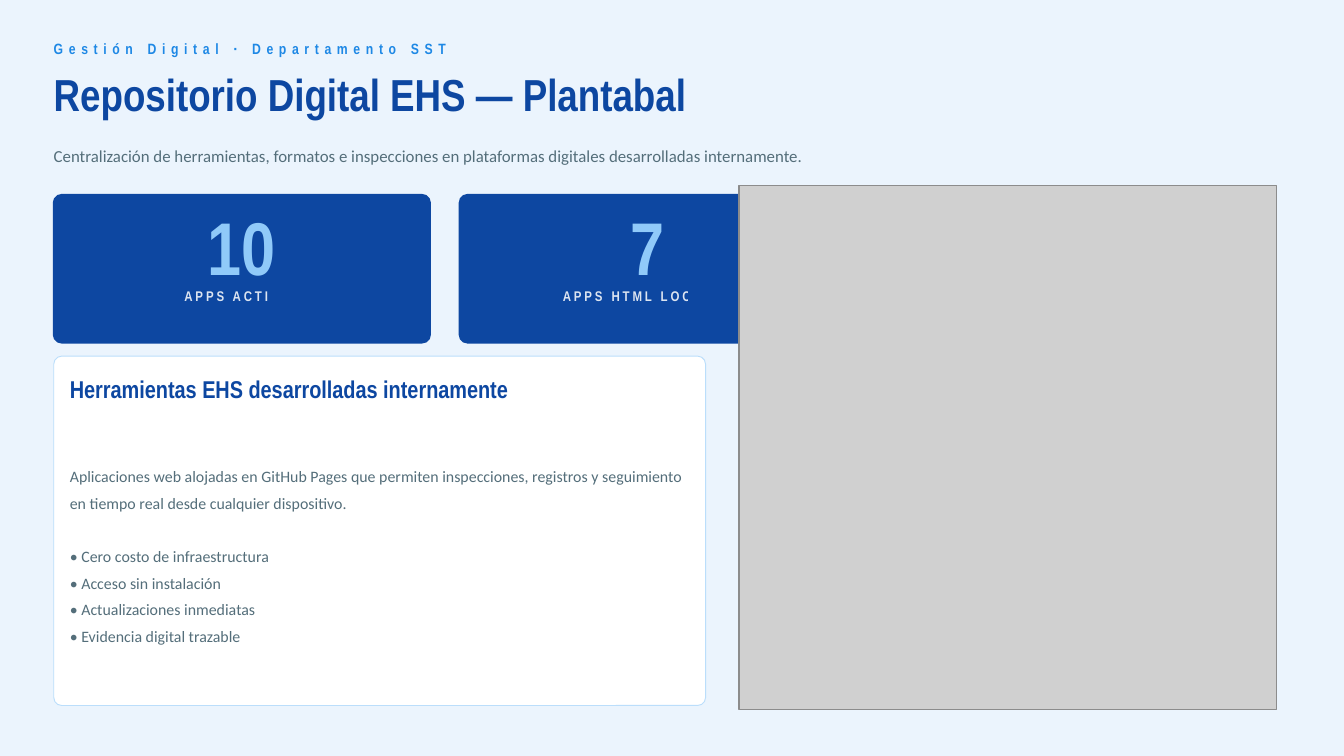
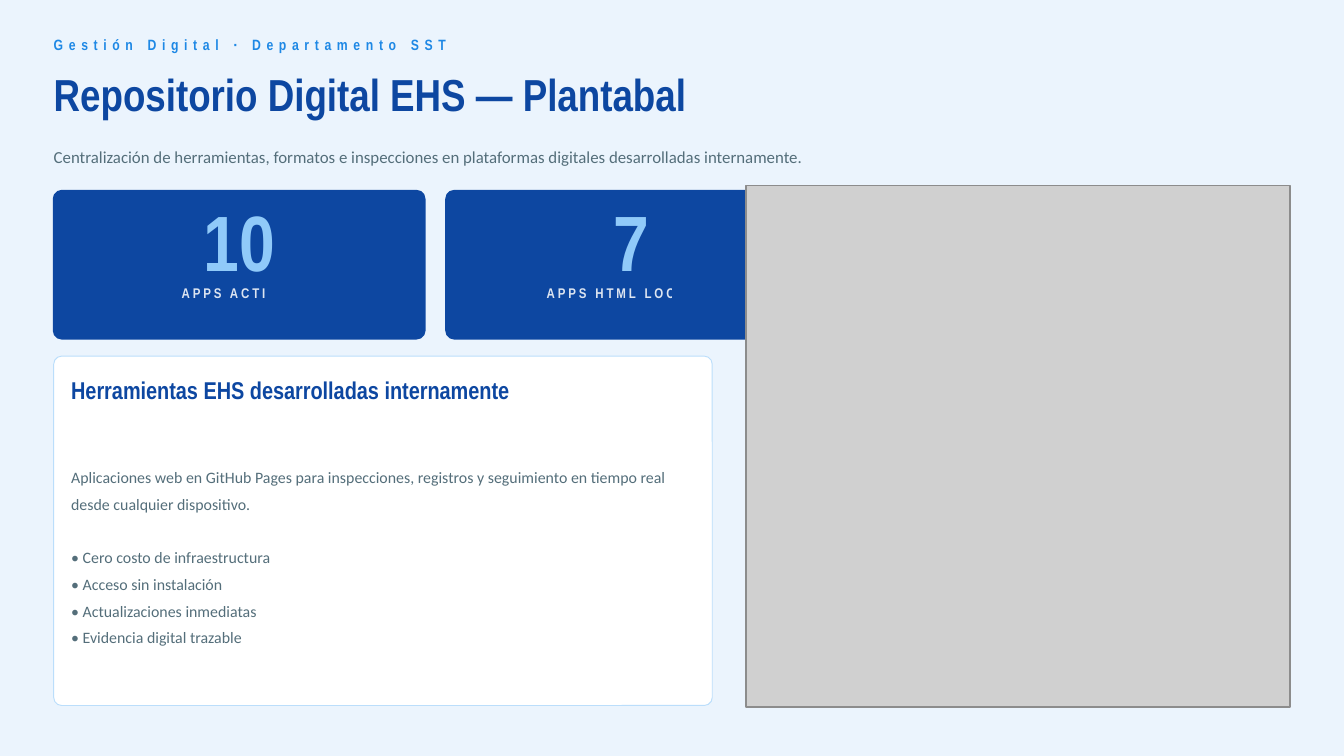
Before and after one commit to adrianchuez2001-png/kewei, a slide deck: slide 6 of Reporte_SST_Semana36.pptx. Drawn at 1344x756 pixels with LibreOffice and Linux fonts; fonts in the diff are those of the drawing; grey boxes stand for pictures. Boxes give left, top, right and bottom in pixels: in the first picture for what was removed or moved away, otherwise in the second. Text is boxed around its words. In the diff, an @@ line names an element or a change of style, - is before the commit and + after.

```diff
--- a/Reporte_SST_Semana36.pptx
+++ b/Reporte_SST_Semana36.pptx
@@ text "Gestión Digital · Departamento SST": place and size @@
-text "Gestión Digital · Departamento SST" at bbox=[54, 43, 446, 57]
+text "Gestión Digital · Departamento SST" at bbox=[54, 39, 446, 53]
@@ text "10" at bbox=[203, 216, 275, 272]: size 40 to 42 pt @@
@@ rounded rectangle: place and size @@
-rounded rectangle at bbox=[54, 195, 430, 343]
+rounded rectangle at bbox=[54, 191, 425, 339]
@@ text "7" at bbox=[614, 217, 650, 271]: size 40 to 42 pt @@
@@ text "7": place and size @@
-text "7" at bbox=[631, 223, 665, 275]
+text "7" at bbox=[614, 217, 650, 271]
@@ rounded rectangle: place and size @@
-rounded rectangle at bbox=[460, 195, 836, 343]
+rounded rectangle at bbox=[446, 191, 817, 339]
@@ picture: place and size @@
-picture at bbox=[739, 185, 1277, 710]
+picture at bbox=[746, 185, 1290, 707]
@@ text "APPS ACTIVAS" rewrapped from bbox=[54, 282, 430, 309] to bbox=[54, 280, 425, 306] @@
@@ text "APPS HTML LOCALES": place and size @@
-text "APPS HTML LOCALES" at bbox=[563, 291, 733, 301]
+text "APPS HTML LOCALES" at bbox=[547, 288, 717, 298]
@@ rounded rectangle: place and size @@
-rounded rectangle at bbox=[54, 356, 706, 706]
+rounded rectangle at bbox=[54, 356, 712, 706]
@@ text at bbox=[71, 472, 665, 513]: text changed @@
-Aplicaciones web alojadas en GitHub Pages que permiten inspecciones, registros y seguimiento en tiempo real desde cualquier dispositivo.
+Aplicaciones web en GitHub Pages para inspecciones, registros y seguimiento en tiempo real desde cualquier dispositivo.
```
Also in this commit, not shown: 7 other slides changed, 1 other file.
